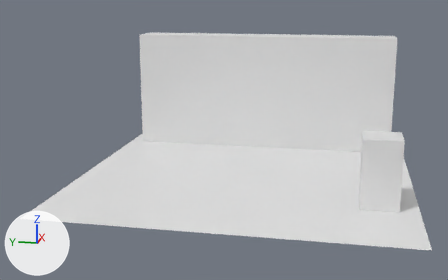
A saved change to the FBX model Assets/_resources/3D models/Vignette #2/Betting Parlor/HorseBetting.fbx.
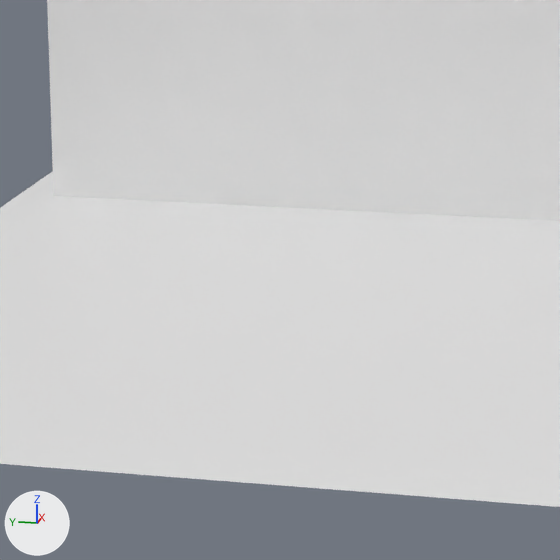
There are two pictures of each version: one whole from a 50 mm camera at (-29.85, -4.8, 9.17) aimed at (-0.55, 1.06, 1.84), one close up on the part from 28% to 68% of the width and 28% to 92% of the height. Lighting does not change. The marker at lower left points along +X, +Y and +Z. Where no turn or scale is listed for an object, it has been applied to the vertices.

The scene before the commit, as lines of its bpy script (objects in view):
```python
me_cube_001 = bpy.data.meshes.new('Cube.001')
me_cube_001.from_pydata(...)  # a box spanning x -1.0..1.0, y -7.35..7.35, z -1.0..5.46
me_plane = bpy.data.meshes.new('Plane')
me_plane.from_pydata([(-1.0, -1.0, 0.0), (1.0, -1.0, 0.0), (-1.0, 1.0, 0.0), (1.0, 1.0, 0.0)], [], [(0, 2, 3, 1)])
ob_cube = bpy.data.objects.new('Cube', me_cube_001)
ob_cube.location = (6.53, 0.0, 1.0)
ob_plane = bpy.data.objects.new('Plane', me_plane)
ob_plane.location = (0.0, 0.0, 0.0)
ob_plane.scale = (-8.06, -8.06, -8.06)
```
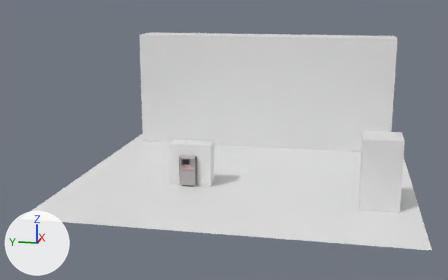
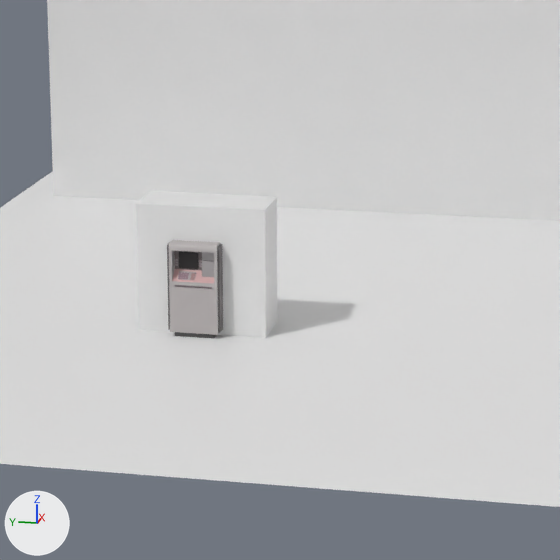
What differs and where, as boxes (x1, y1, x2, y2) in the close-ups (560 x 560 px):
'Cube.002', added
    after: (136, 191, 277, 338)
'Cube.003', added
    after: (167, 240, 223, 339)
'Slide 16_9 - 1', added
    after: (179, 252, 199, 269)
'Cube.004', added
    after: (202, 252, 214, 277)
'Cube.006', added
    after: (178, 271, 196, 280)
'Cube.007', added
    after: (178, 272, 189, 279)

Patch to the scene script:
```diff
--- a/Assets/_resources/3D models/Vignette #2/Betting Parlor/HorseBetting.fbx.py
+++ b/Assets/_resources/3D models/Vignette #2/Betting Parlor/HorseBetting.fbx.py
@@ img_1024_palette_png @@
+img_1024_palette_png = load_image('1024 palette.png', 'HorseBetting.fbm/1024 palette.png', 32, 32, 'sRGB')
@@ mat_palette @@
+mat_palette = principled_material('Palette')
+mat_palette.texture = img_1024_palette_png
@@ me_cube_011 @@
+me_cube_011.from_pydata(...)  # 512 vertices, 288 faces; spans x -0.013..0.08, y -0.018..0.136, z -0.012..0.071
+me_cube_011.materials.append(mat_palette)  # picture img_1024_palette_png
@@ me_cube_004 @@
+me_cube_004.from_pydata(...)  # 16 vertices, 14 faces; spans x -0.042..0.111, y -0.105..0.105, z -0.261..0.245
+me_cube_004.materials.append(mat_palette)  # picture img_1024_palette_png
@@ me_cube @@
+me_cube.from_pydata(...)  # a box spanning x -0.42..0.42, y -1.0..1.0, z -1.0..1.0
@@ me_slide_16_9___1 @@
+me_slide_16_9___1.from_pydata(...)  # a box spanning x 0.0..0.102, y -0.153..0.153, z -0.129..0.129
+me_slide_16_9___1.materials.append(mat_palette)  # picture img_1024_palette_png
@@ me_cube_009 @@
+me_cube_009.from_pydata(...)  # 116 vertices, 109 faces; spans x -0.5..0.77, y -1.39..1.39, z -3.71..1.38
+me_cube_009.materials.append(mat_palette)  # picture img_1024_palette_png
@@ me_cube_006 @@
+me_cube_006.from_pydata(...)  # 32 vertices, 18 faces; spans x -1.0..0.45, y -1.0..1.0, z -1.0..1.0
+me_cube_006.materials.append(mat_palette)  # picture img_1024_palette_png
@@ ob_cube_007 @@
+ob_cube_007 = bpy.data.objects.new('Cube.007', me_cube_011)
+ob_cube_007.location = (-2.58, 2.5, 0.92)
@@ ob_cube_004 @@
+ob_cube_004 = bpy.data.objects.new('Cube.004', me_cube_004)
+ob_cube_004.location = (-2.49, 2.17, 1.19)
@@ ob_cube_002 @@
+ob_cube_002 = bpy.data.objects.new('Cube.002', me_cube)
+ob_cube_002.location = (-1.99, 2.33, 1.0)
@@ ob_slide_16_9___1 @@
+ob_slide_16_9___1 = bpy.data.objects.new('Slide 16_9 - 1', me_slide_16_9___1)
+ob_slide_16_9___1.location = (-2.47, 2.5, 1.17)
@@ ob_cube_003 @@
+ob_cube_003 = bpy.data.objects.new('Cube.003', me_cube_009)
+ob_cube_003.location = (-2.47, 2.39, 1.06)
+ob_cube_003.scale = (0.29, 0.29, 0.29)
@@ ob_cube_006 @@
+ob_cube_006 = bpy.data.objects.new('Cube.006', me_cube_006)
+ob_cube_006.parent = ob_cube_003
+ob_cube_006.location = (-0.146, 0.404, -0.325)
+ob_cube_006.rotation_euler = (0.0, 0.721, 3.142)  # degrees (0, 41, 180)
+ob_cube_006.scale = (-0.348, -0.457, -0.0241)
```
